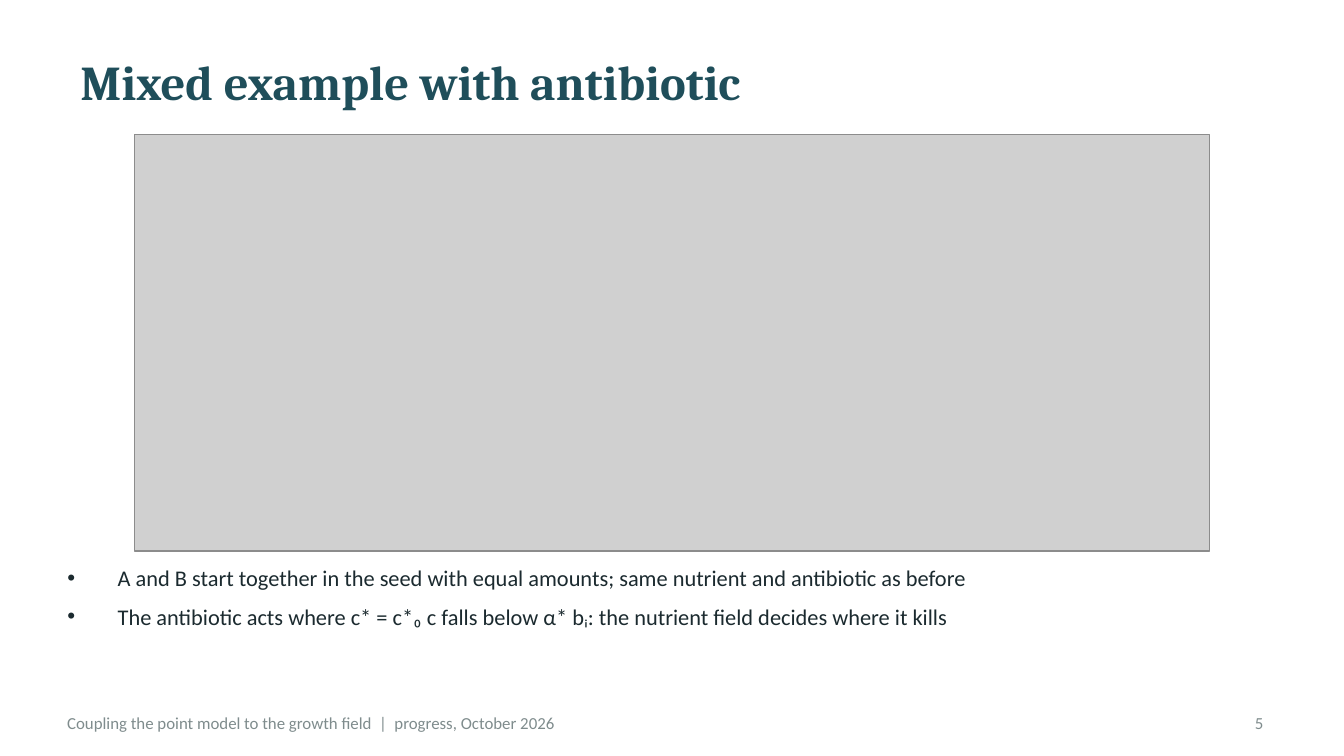
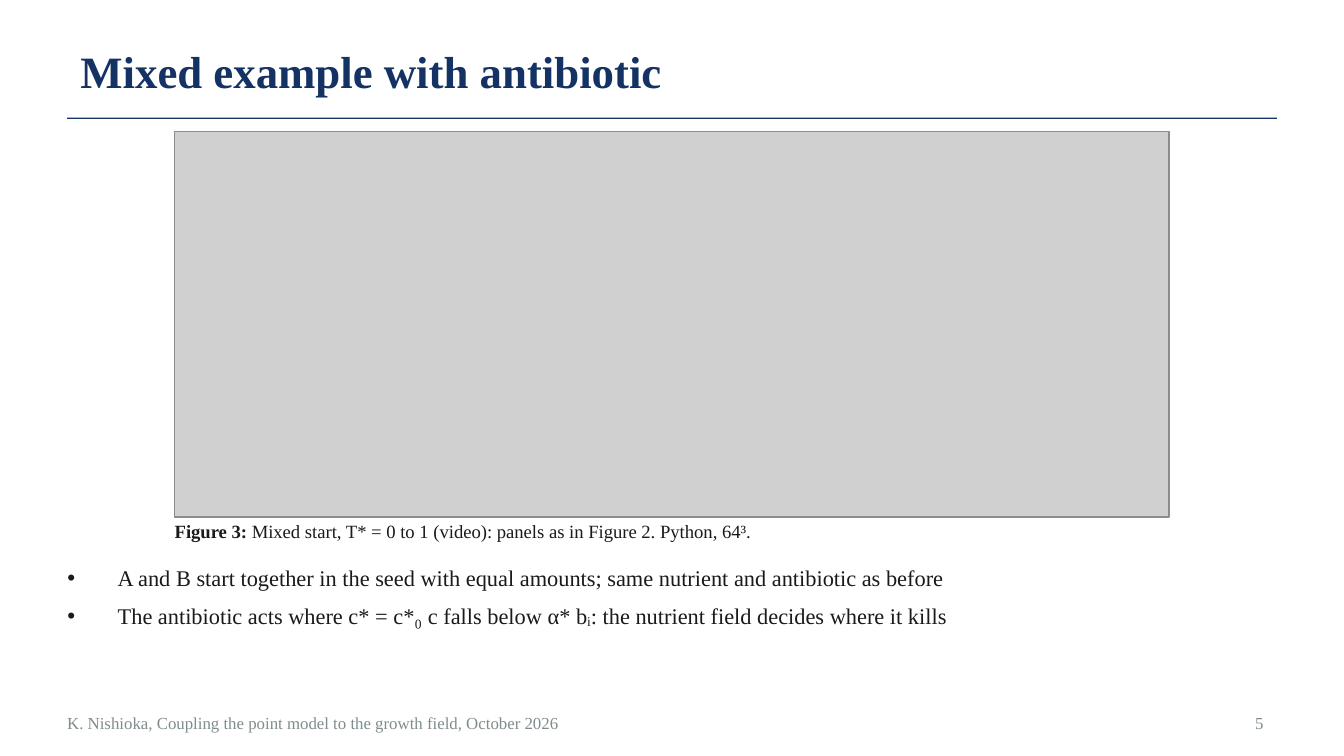
Before and after one commit to keisuke58/pde-fem-biofilm, a slide deck: slide 5 of slides_progress_2026-10.pptx. Drawn at 1344x756 pixels with LibreOffice and Linux fonts; fonts in the diff are those of the drawing; grey boxes stand for pictures. Boxes give left, top, right and bottom in pixels: in the first picture for what was removed or moved away, otherwise in the second. Text is boxed around its words. In the diff, an @@ line names an element or a change of style, - is before the commit and + after.

Commit message:
Progress deck (pptx) in the thesis style: Times, numbered captions, references

```diff
--- a/slides_progress_2026-10.pptx
+++ b/slides_progress_2026-10.pptx
@@ title "Mixed example with antibiotic": place and size @@
-title "Mixed example with antibiotic" at box(80, 66, 740, 110)
+title "Mixed example with antibiotic" at box(80, 57, 662, 98)
@@ title "Mixed example with antibiotic" at box(80, 57, 662, 98): size 26 to 24 pt, font Cambria to Times New Roman, text colour #1F4E5A to #143264 @@
@@ line added from (67, 118) to (1277, 118), #143264 0.75 pt @@
@@ picture: place and size @@
-picture at box(134, 134, 1210, 551)
+picture at box(175, 132, 1169, 517)
@@ text added at box(175, 525, 751, 542), 10 pt, text #1A1A1A @@
+Figure 3: Mixed start, T* = 0 to 1 (video): panels as in Figure 2. Python, 64³.
@@ text "A and B start together ..." at box(118, 570, 947, 629): font Calibri to Times New Roman, text colour #1B2A2F to #1A1A1A @@
@@ text at box(67, 717, 559, 733): text changed; font Calibri to Times New Roman @@
-Coupling the point model to the growth field | progress, October 2026
+K. Nishioka, Coupling the point model to the growth field, October 2026
@@ page number at box(1255, 718, 1263, 729): font Calibri to Times New Roman @@
```
Also in this commit, not shown: 13 other slides changed, 1 slide added.
